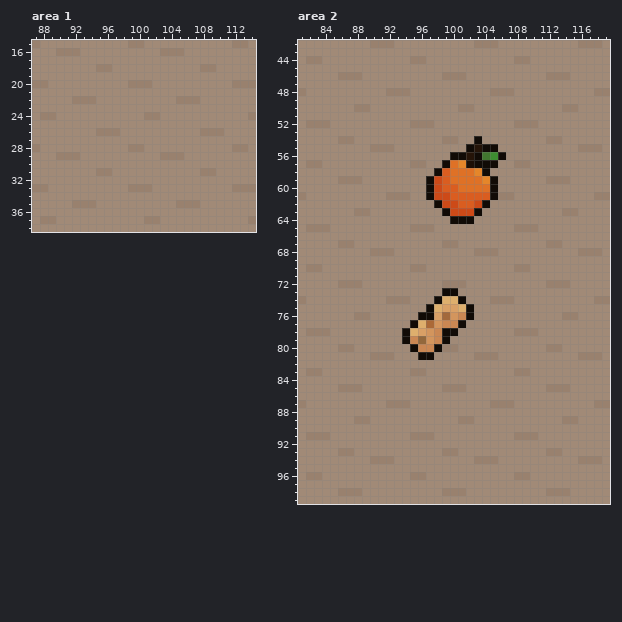
Two states of a pixel-art file, ressources/researches/visual-slice-inside-school.aseprite. Above: the version before the commit.
130x130 pixels, 1 frame. Colours within 5 levels of each other are drawn and written as one. Shown: area 1: x 87..114, y 15..38; area 2: x 81..119, y 42..99. The commit also changed other parts of the picture, which this record leaves out.
After the commit:
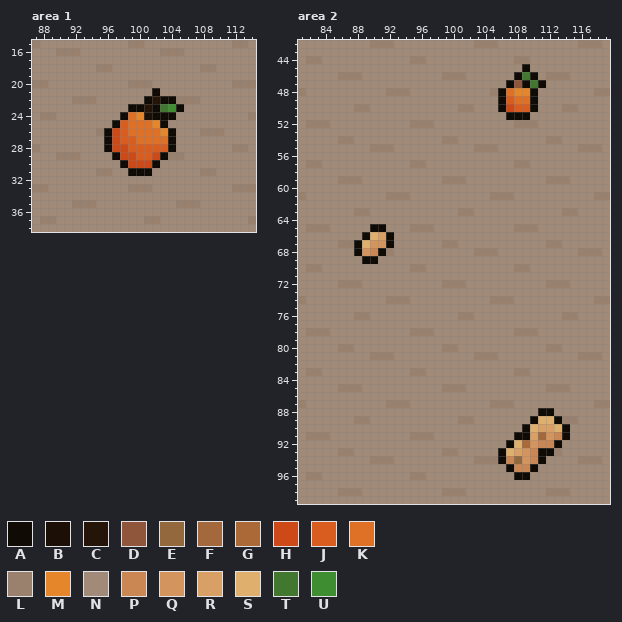
Palette (. is transparent): A #110b06  B #1c0f06  C #251408  D #8f563b  E #93683c  F #a3693c  G #ab6937  H #cd4a18  J #da5d20  K #df7126  L #99816e  M #e5862a  N #a18a77  P #ca8753  Q #d3955d  R #d9a066  S #deaf6d  T #41772f  U #3e8d31
Commit: candies plus petits
Change:
Area 1, layer "candies":
y 21: x 102 N -> A
y 22: x 101..104 NNNN -> ACAA
y 23: x 99..105 NNNNNNN -> AACATUA
y 24: x 98..104 NNNLLNN -> AKMBAAA
y 25: x 97..103 NNNNNNN -> AJKKKMA
y 26: x 96..104 LLNNNNNNN -> AHJKKKKMA
y 27: x 96..104 NNNNNNNNN -> AHJJKKKKA
y 28: x 96..104 NNNLLNNNN -> AHHJJJJJA
y 29: x 97..103 NNNNNNL -> AHHJJHA
y 30: x 98..102 NNNNN -> AHHHA
y 31: x 99..101 NNN -> AAA
Area 2, layer "candies":
y 45: x 109 N -> A
y 46: x 108..110 NNN -> ATA
y 47: x 107..111 NNNNN -> ADATA
y 48: x 106..110 LLNNN -> AKMMA
y 49: x 106..110 NNNNN -> AJKKA
y 50: x 106..110 NNNNN -> AHJJA
y 51: x 107..109 NNN -> AAA
y 54: x 103 A -> N
y 55: x 102..105 ACAA -> NLLL
y 56: x 100..106 AACATUA -> NNNNNNN
y 57: x 99..105 AKMBAAA -> NNNNNNN
y 58: x 98..104 AJKKKMA -> NNNNNNN
y 59: x 97..105 AHJKKKKMA -> NNLLLNNNN
y 60: x 97..105 AHJJKKKKA -> NNNNNNNNN
y 61: x 97..105 AHHJJJJJA -> NNNNNNNNL
y 62: x 98..104 AHHJJHA -> NNNNNNN
y 63: x 99..103 AHHHA -> NNLLN
y 64: x 100..102 AAA -> NNN
y 65: x 90..91 NN -> AA
y 66: x 89..92 NNNN -> ASRA
y 67: x 88..92 NNNNN -> ASQQA
y 68: x 88..91 NNLL -> AQPA
y 69: x 89..90 NN -> AA
y 73: x 99..100 AA -> NN
y 74: x 98..101 ASSA -> NNNN
y 75: x 97..102 ASRRSA -> NNNNNN
y 76: x 96..102 AARFQPA -> NNNNNLL
y 77: x 95..101 ASGQPPA -> NNNNNNN
y 78: x 94..100 ASRQPAA -> NLLLNNN
y 79: x 94..99 APEQPA -> NNNNNN
y 80: x 95..98 APPA -> NNNN
y 81: x 96..97 AA -> NN
y 88: x 111..112 NN -> AA
y 89: x 110..113 NNNN -> ASSA
y 90: x 109..114 NNNNNN -> ASRRSA
y 91: x 108..114 LLLNNNN -> AARFQPA
y 92: x 107..113 NNNNNNN -> ASGQPPA
y 93: x 106..112 NNNNNNL -> ASRQPAA
y 94: x 106..111 NNNNNN -> APEQPA
y 95: x 107..110 NNNN -> APPA
y 96: x 108..109 LL -> AA
